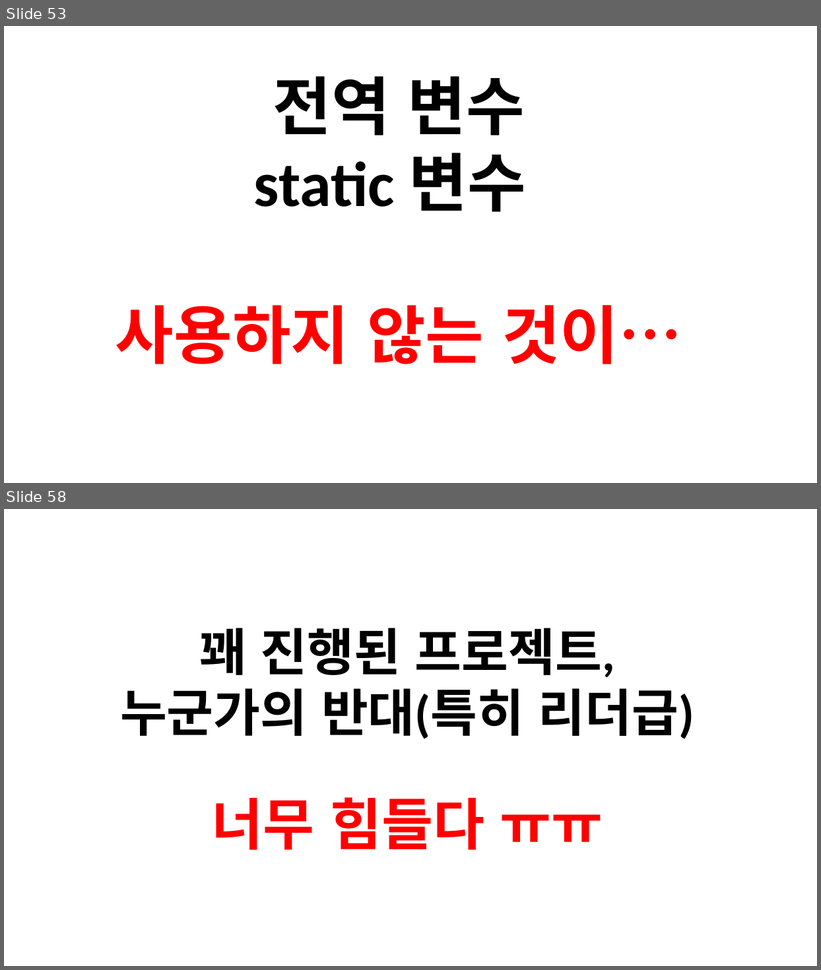
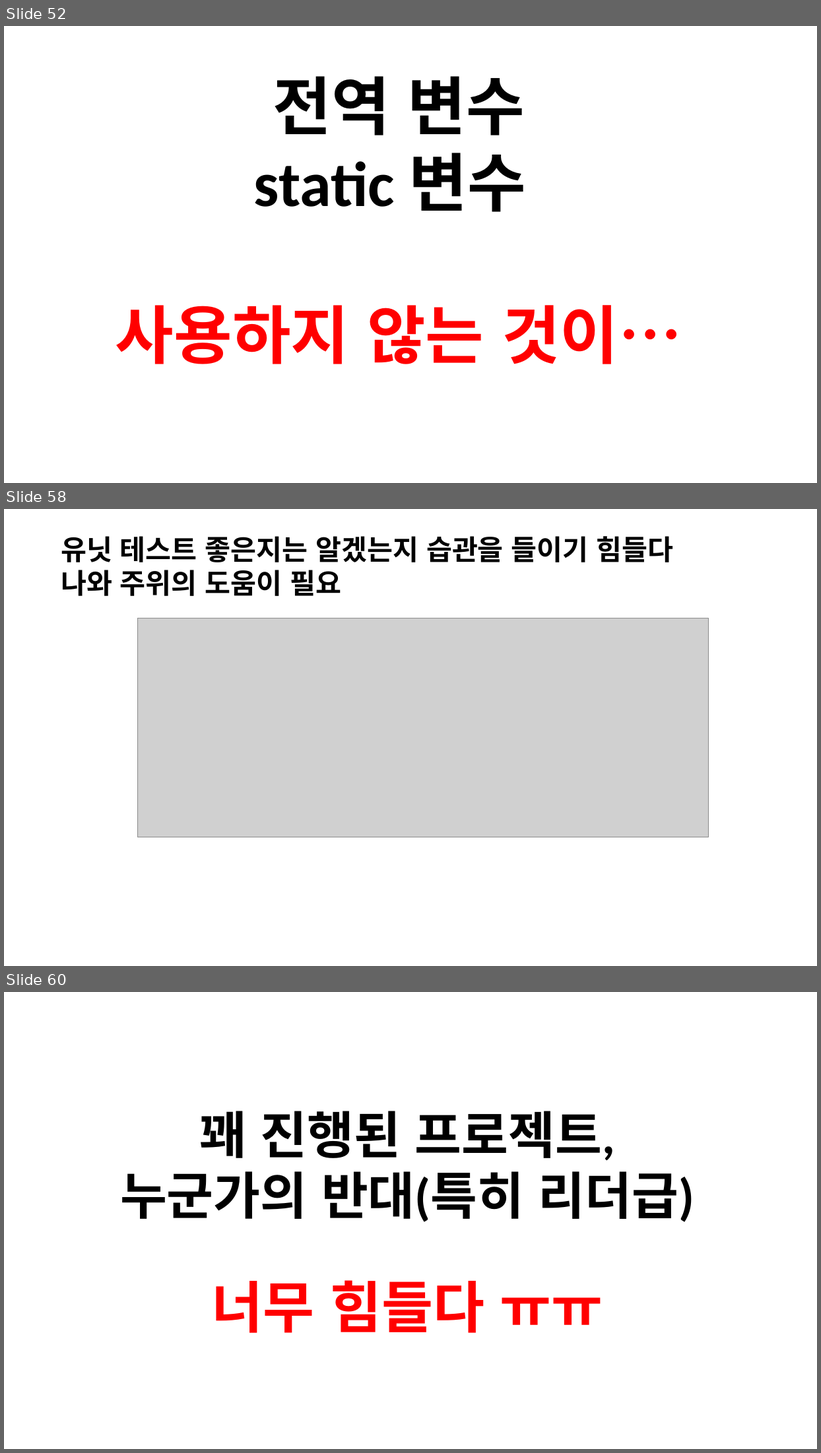
Before and after one commit to jacking75/conf_cpp_korea_2018-08, a slide deck: [C++ Korea 4th Seminar]Visual Cpp에서 유닛 테스트 하기.pptx. Shown one above the other, each under a label of ours: slides 53 and 58 before the commit, slides 52, 58 and 60 after it; the slides between them are not shown. The pictures are 821x970 and 821x1453 pixels, drawn with LibreOffice and Linux fonts; fonts in the diff are those of the drawing; grey boxes stand for pictures. Boxes give left, top, right and bottom in pixels: in the first picture for what was removed or moved away, otherwise in the second. Text is boxed around its words. In the diff, an @@ line names an element or a change of style, - is before the commit and + after.

```diff
--- a/[C++ Korea 4th Seminar]Visual Cpp에서 유닛 테스트 하기.pptx
+++ b/[C++ Korea 4th Seminar]Visual Cpp에서 유닛 테스트 하기.pptx
@@ slide 58 added at box(4, 509, 817, 966), background #FFFFFF @@
@@ text added at box(61, 536, 673, 596), 66 pt, text #000000, bold @@
+유닛 테스트 좋은지는 알겠는지 습관을 들이기 힘들다
+나와 주위의 도움이 필요
@@ picture added at box(138, 619, 708, 838) @@
@@ what was slide 53 is now slide 52 @@
@@ what was slide 58 is now slide 60 @@
```
Also in this commit, not shown: 7 slides changed, 5 other slides added, 5 slides removed, 16 other files.
